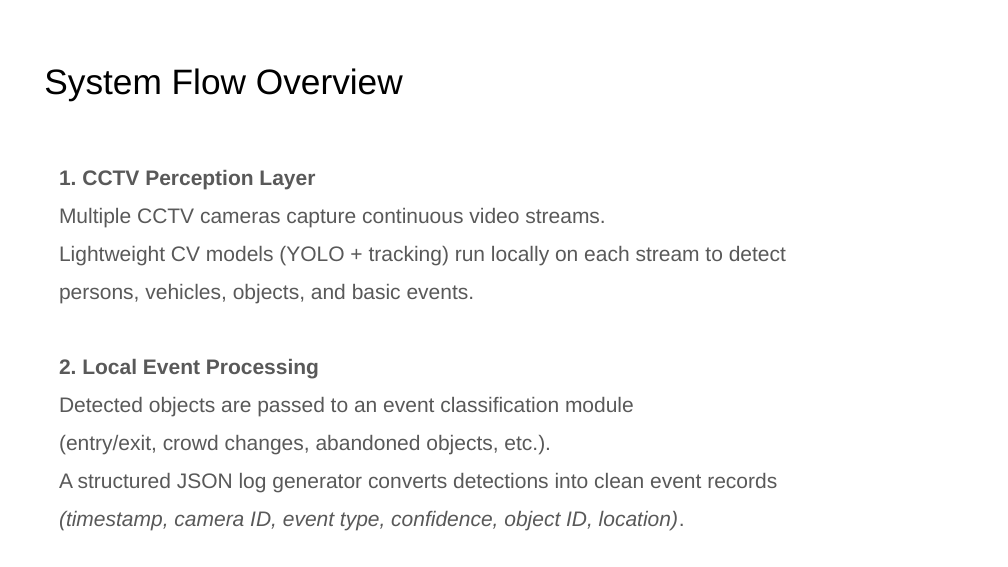
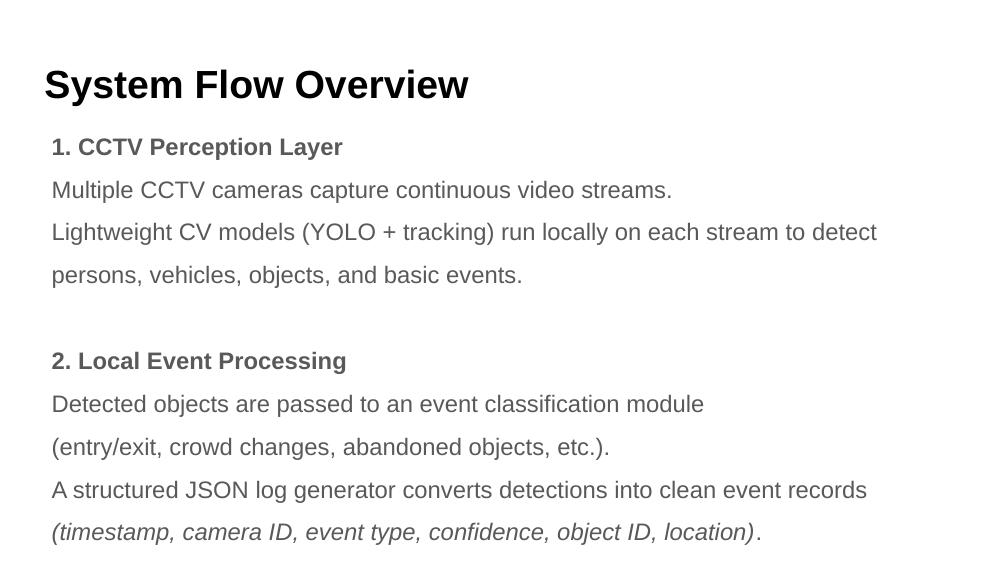
Before and after one commit to Avadh-Ladani-0/vForensIQ, a slide deck: slide 9 of Report/MP_24MCD009.pptx. Drawn at 1008x567 pixels with LibreOffice and Linux fonts; fonts in the diff are those of the drawing. Boxes give left, top, right and bottom in pixels: in the first picture for what was removed or moved away, otherwise in the second. Text is boxed around its words. In the diff, an @@ line names an element or a change of style, - is before the commit and + after.

```diff
--- a/Report/MP_24MCD009.pptx
+++ b/Report/MP_24MCD009.pptx
@@ title "System Flow Overview" at box(44, 69, 469, 106): size 25.2 to 28 pt, bold on @@
@@ text "1. CCTV Perception Layer": place and size @@
-text "1. CCTV Perception Layer" at box(59, 170, 786, 530)
+text "1. CCTV Perception Layer" at box(52, 137, 877, 545)
@@ text "1. CCTV Perception Layer" at box(52, 137, 877, 545): size 15 to 17 pt @@
```
Also in this commit, not shown: 19 other slides changed, 2 slides added, 1 slide removed, 5 other files.
